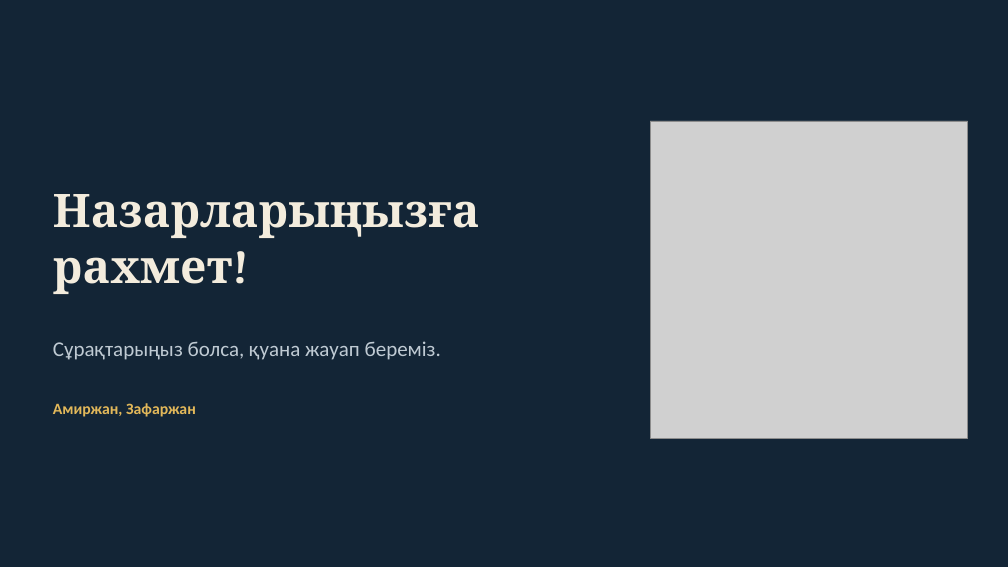
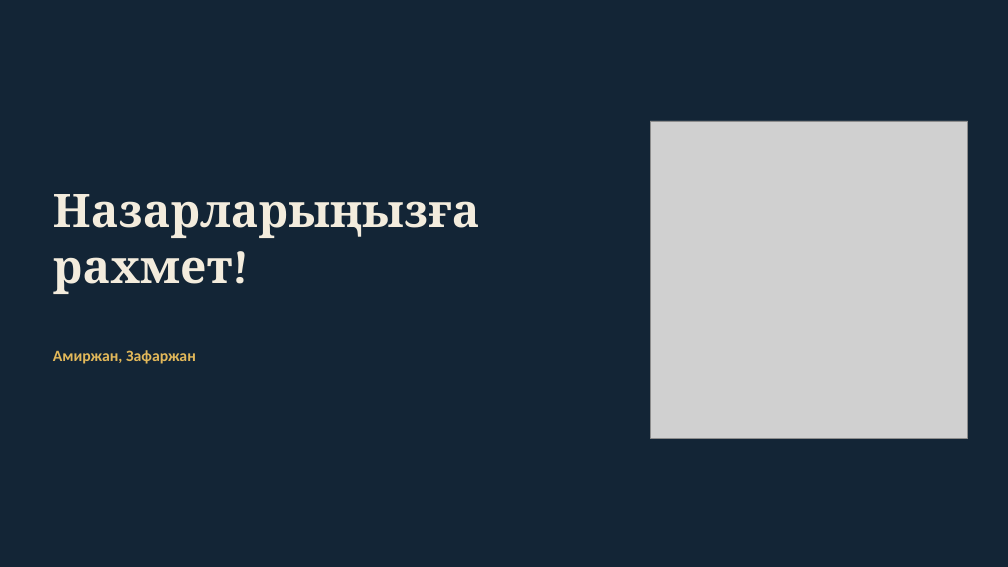
Before and after one commit to AMIRZHON/Mister-sayt, a slide deck: slide 13 of Дін_мен_қазақ_мәдениеті.pptx. Drawn at 1008x567 pixels with LibreOffice and Linux fonts; fonts in the diff are those of the drawing; grey boxes stand for pictures. Boxes give left, top, right and bottom in pixels: in the first picture for what was removed or moved away, otherwise in the second. Text is boxed around its words. In the diff, an @@ line names an element or a change of style, - is before the commit and + after.

```diff
--- a/Дін_мен_қазақ_мәдениеті.pptx
+++ b/Дін_мен_қазақ_мәдениеті.pptx
@@ text "Амиржан, Зафаржан": place and size @@
-text "Амиржан, Зафаржан" at bbox=[53, 403, 196, 417]
+text "Амиржан, Зафаржан" at bbox=[53, 350, 196, 364]
@@ text removed at bbox=[53, 341, 441, 360] @@
-Сұрақтарыңыз болса, қуана жауап береміз.
```
Also in this commit, not shown: 1 other file.
